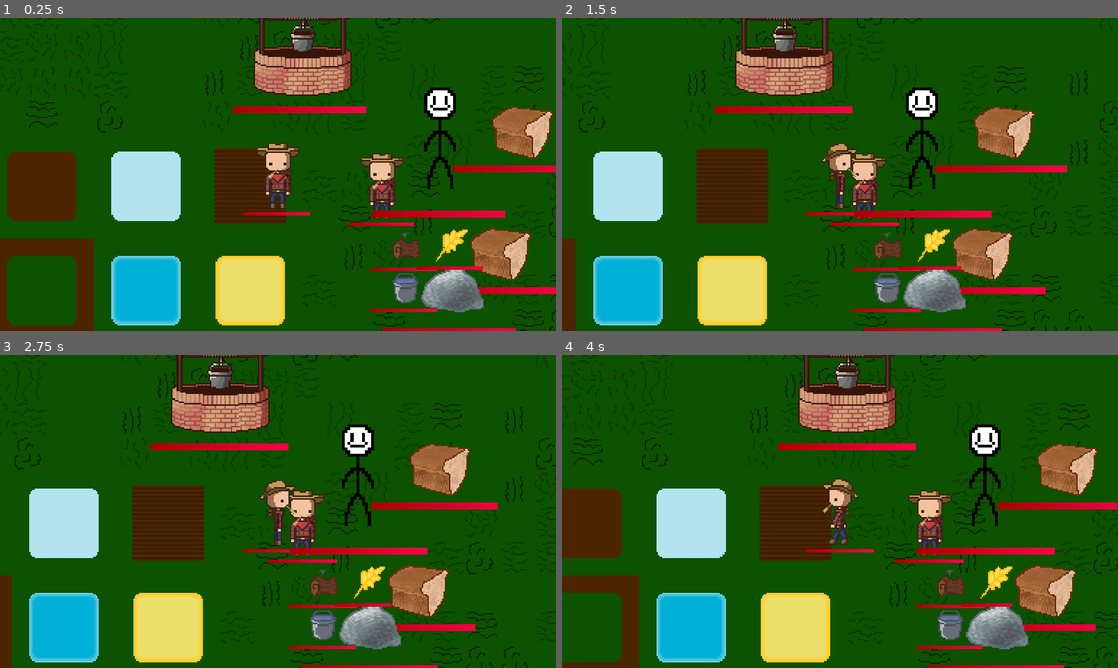
Above: before the commit, frames 1-4 (two rows, left to right).
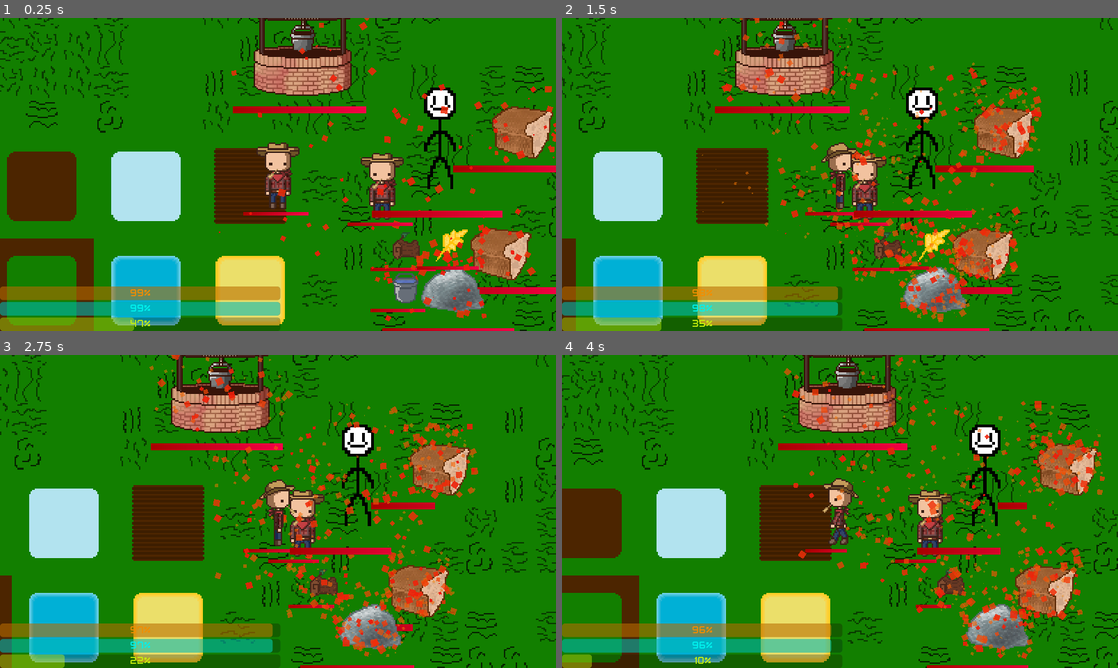
Above: after the commit, the same moments.

Repository: T3rryTim3/mhs-gamedev-02
Game: Godot game, scene res://scenes/Structure/main.tscn
Same seed, same stepped clock (60 frames per second), same inputs: the game is played once before the commit and once after it.
Inputs (mouse positions are in pixels of both pictures, inside the frame that each line leads up to):
- Up to frame 1 (0.25 s): no input
- Up to frame 2 (1.5 s): tap Enter (ui_accept) at 0.5, 0.77 s; move the mouse to (962, 158) at 0.52 s; hold D (move_right) 0.53-1.25 s; tap F at 0.6 s; click (962, 158) at 0.67 s; tap N at 0.8 s; drag from (728, 190) to (851, 174) at 1.27 s
- Up to frame 3 (2.75 s): move the mouse to (333, 442) at 2.02 s; hold D (move_right) from 2.03 s (still down); tap F at 2.1 s; tap N at 2.3 s
- Up to frame 4 (4 s): release D (move_right) at 2.75 s; drag from (812, 574) to (673, 464) at 2.77 s; move the mouse to (1006, 558) at 3.52 s; hold A (move_left) from 3.53 s (still down); tap E at 3.6 s; tap Enter (ui_accept) at 3.77 s; tap N at 3.8 s

The runs differ from the first frame. In frame 1, 71% of the frame differs, in the area x 0-100%, y 0-100%; in frame 2, 75%; in frame 3, 76%; in frame 4, 73%.

Commit message:
Added item usage as well as stat bars for debugging.

Diff:
--- /dev/null
+++ b/projects/mhsdev-02/scenes/Effects/burning.tscn
@@ -0,0 +1,36 @@
+[gd_scene load_steps=6 format=3 uid="uid://brj2vmu5150lt"]
+
+[sub_resource type="Gradient" id="Gradient_62jfc"]
+offsets = PackedFloat32Array(0, 0.909836, 1)
+colors = PackedColorArray(0.93, 0.0465, 0.0465, 1, 0.98, 0.60809, 0.00979999, 0.356863, 1, 0.366667, 0, 0)
+
+[sub_resource type="GradientTexture1D" id="GradientTexture1D_mdhke"]
+gradient = SubResource("Gradient_62jfc")
+
+[sub_resource type="Curve" id="Curve_t5lo4"]
+_data = [Vector2(0, 0), 0.0, 2.24359, 0, 0, Vector2(0.16, 0.857143), 0.0, 0.0, 0, 0, Vector2(1, 0), -1.0, 0.0, 0, 0]
+point_count = 3
+
+[sub_resource type="CurveTexture" id="CurveTexture_l23mf"]
+curve = SubResource("Curve_t5lo4")
+
+[sub_resource type="ParticleProcessMaterial" id="ParticleProcessMaterial_56560"]
+particle_flag_disable_z = true
+emission_shape = 3
+emission_box_extents = Vector3(10, 10, 10)
+angle_min = 1.07288e-05
+angle_max = 304.2
+direction = Vector3(0, 0, 0)
+gravity = Vector3(0, -4, 0)
+radial_accel_min = -2.23517e-06
+radial_accel_max = 0.999998
+scale_min = 2.8
+scale_max = 6.0
+scale_curve = SubResource("CurveTexture_l23mf")
+color_ramp = SubResource("GradientTexture1D_mdhke")
+hue_variation_min = 1.0
+hue_variation_max = 1.0
+
+[node name="burning" type="GPUParticles2D"]
+amount = 20
+process_material = SubResource("ParticleProcessMaterial_56560")
--- a/projects/mhsdev-02/scenes/Testing/phystest.tscn
+++ b/projects/mhsdev-02/scenes/Testing/phystest.tscn
@@ -17,6 +17,7 @@
 [ext_resource type="PackedScene" uid="uid://fvsdt81wdmnb" path="res://scenes/Stations/strength_totem.tscn" id="15_0j7fl"]
 [ext_resource type="Texture2D" uid="uid://eakxcbropecy" path="res://images/items/wood.png" id="16_2fpxk"]
 [ext_resource type="Texture2D" uid="uid://cthdvmnjajh0s" path="res://images/Humanoid/Player/Front.png" id="17_h4i0y"]
+[ext_resource type="PackedScene" uid="uid://dl7r51dy6jv3n" path="res://scenes/UI/hud.tscn" id="18_bmu16"]
 
 [sub_resource type="TileSetAtlasSource" id="TileSetAtlasSource_o60uk"]
 texture = ExtResource("12_lf2jf")
@@ -544,3 +545,8 @@
 position = Vector2(-190.5, 71)
 shape = SubResource("RectangleShape2D_5cqmg")
 debug_color = Color(0, 0.61, 0.61, 0.243137)
+
+[node name="CanvasLayer" type="CanvasLayer" parent="."]
+
+[node name="HUD" parent="CanvasLayer" node_paths=PackedStringArray("player") instance=ExtResource("18_bmu16")]
+player = NodePath("../../Player")
--- /dev/null
+++ b/projects/mhsdev-02/scenes/UI/hud.tscn
@@ -0,0 +1,40 @@
+[gd_scene load_steps=4 format=3 uid="uid://dl7r51dy6jv3n"]
+
+[ext_resource type="Script" path="res://scripts/hud.gd" id="1_6sjk5"]
+[ext_resource type="FontFile" uid="uid://s43klpq8wwmy" path="res://fonts/PixelFont7-G02A.ttf" id="1_8lowj"]
+
+[sub_resource type="Theme" id="Theme_w33oh"]
+default_font = ExtResource("1_8lowj")
+default_font_size = 24
+
+[node name="Control" type="Control"]
+layout_mode = 3
+anchors_preset = 15
+anchor_right = 1.0
+anchor_bottom = 1.0
+grow_horizontal = 2
+grow_vertical = 2
+theme = SubResource("Theme_w33oh")
+script = ExtResource("1_6sjk5")
+
+[node name="VBoxContainer" type="VBoxContainer" parent="."]
+layout_mode = 1
+anchors_preset = -1
+anchor_right = 0.5
+anchor_bottom = 1.0
+offset_right = 5.0
+grow_horizontal = 2
+grow_vertical = 2
+alignment = 2
+
+[node name="hunger" type="ProgressBar" parent="VBoxContainer"]
+modulate = Color(1, 0.583333, 0, 1)
+layout_mode = 2
+
+[node name="thirst" type="ProgressBar" parent="VBoxContainer"]
+modulate = Color(0, 1, 0.983333, 1)
+layout_mode = 2
+
+[node name="temp" type="ProgressBar" parent="VBoxContainer"]
+modulate = Color(0.825833, 1, 0.05, 1)
+layout_mode = 2
--- a/projects/mhsdev-02/scripts/Events/tornado.gd
+++ b/projects/mhsdev-02/scripts/Events/tornado.gd
@@ -16,7 +16,7 @@
 var cooldown_delay:float = 1
 
 # Current target position for the tornado
-var target_pos:Vector2 = Vector2.ZERO
+var target_dir:Vector2 = Vector2.ZERO
 var start_pos:Vector2 = Vector2.ZERO
 
 func fling(body:PhysicsBody2D):
@@ -32,7 +32,7 @@
 
 func _select_target():
 	start_pos = tornado_body.global_position
-	target_pos = _get_random_direction() * 100 + start_pos
+	target_dir = _get_random_direction()
 
 func _process(delta):
 	current_cooldown += delta
@@ -41,15 +41,15 @@
 		current_cooldown = 0
 
 	if current_cooldown < move_cooldown: # Don't move during cooldown period
-		tornado_body.velocity = tornado_body.global_position.direction_to(target_pos) * delta * 2000
+		tornado_body.velocity = target_dir * 100 * EventMan.scale_val(data.strength)
 		tornado_body.move_and_slide()
 
 func _ready() -> void:
 	# Set default stats and connections
 	collider.connect("body_entered", fling)
-	push_strength = EventMan.scale_val(data.strength) * 300 # Use scale_val for logarithmic growth
-	tornado.scale = _double_vec2(EventMan.scale_val(data.strength))
-	move_cooldown = 2 / data.strength
+	push_strength = EventMan.scale_val(data.strength) * 300 # Use scale_val for logarithmic growthsss
+	tornado.scale = _double_vec2(EventMan.scale_val(data.strength) * 2)
+	move_cooldown = 2 / 1
 	cooldown_delay = 1 / data.strength
 	push_damage = 3 * EventMan.scale_val(data.strength)
 	_select_target()
--- a/projects/mhsdev-02/scripts/Singletons/effect_data.gd
+++ b/projects/mhsdev-02/scripts/Singletons/effect_data.gd
@@ -6,40 +6,64 @@
 	WEATHER_WARM,
 	CAMPFIRE,
 	COOL,
-	FIRE
+	FIRE,
+	BURNING
 }
 
 ## Status effect class for entities
 class Effect:
+
+	signal removed
+
 	var type:EffectTypes
 	var duration:float
 	var strength:float
 	var target:Entity
+	var particle_obj:GPUParticles2D
 
 	func _init(effect_type:EffectTypes, effect_duration:float, effect_strength:float, effect_target:Entity):
 		self.type = effect_type
 		self.duration = effect_duration
 		self.strength = effect_strength
 		self.target = effect_target
+		self.particle_obj = null
+
+		self.visual_init()
 
 	func apply(delta):
 		var is_player = self.target is Player
 		match self.type:
-			0: # WEATHER_COLD
-				if is_player:
-					self.target.temp -= self.strength * delta
-			1: # WEATHER_WARM
-				if is_player:
-					self.target.temp += 1 * delta
+			EffectTypes.WEATHER_COLD:
+				if "temp" in self.target.state:
+					self.target.state.temp.val -= self.strength * delta
+
+			EffectTypes.BURNING:
+				self.target.damage(self.strength * delta)
 
 		# Clamp stats
-		if is_player:
-			self.target.temp = clamp(self.target.temp, 0, 100)
-			self.target.hunger = clamp(self.target.temp, 0, 100)
-			self.target.temp = clamp(self.target.temp, 0, 100)
+		for k in self.target.state.keys():
+			self.target.state[k].val = clampf(target.state[k].val, target.state[k].min, target.state[k].max)
 
-	func visual():
-		pass
+	func visual_init(): ## TODO Apply visual effect on entity
+		if not self.particle_obj:
+			match self.type:
+				EffectTypes.BURNING:
+					self.particle_obj = load("res://scenes/Effects/burning.tscn").instantiate()
+
+					var sprite = self.target.sprite
+					var width = self.target.get_sprite_texture().get_width() * sprite.scale.x * 0.5
+					var height = self.target.get_sprite_texture().get_height() * sprite.scale.y * 0.5
+
+					self.particle_obj.amount = width * 2
+
+					self.particle_obj.process_material.emission_box_extents = Vector3(width, height, 10)
+					self.target.add_child(self.particle_obj)
 
 	func return_icon(): ## TODO Get display icon and visualize
 		pass
+
+	func remove():
+		if self.particle_obj:
+			self.particle_obj.queue_free()
+
+		self.removed.emit()
--- a/projects/mhsdev-02/scripts/Singletons/events.gd
+++ b/projects/mhsdev-02/scripts/Singletons/events.gd
@@ -1,4 +1,6 @@
 extends Node
+
+# TODO Call kill() on expired events
 
 enum Events {
 	TORNADO
@@ -28,7 +30,7 @@
 func get_event_data(event:Events, strength:float = 1) -> EventData:
 	strength = max(0, strength)
 	match event:
-		0: # Tornado
+		Events.TORNADO:
 			return EventData.new(
 				"tornado",
 				"res://scenes/Events/tornado.tscn",
--- a/projects/mhsdev-02/scripts/Singletons/item_data.gd
+++ b/projects/mhsdev-02/scripts/Singletons/item_data.gd
@@ -16,23 +16,23 @@
 	var health = 1
 
 	match id:
-		0: # Wood
+		ItemTypes.WOOD:
 			health = 8
 			decay_rate = 0
 			img_path = "res://images/items/wood.png"
-		1: # Wheat
+		ItemTypes.WHEAT:
 			health = 3
 			decay_rate = 0.2
 			img_path = "res://images/items/wheat.png"
-		2: # Bread
+		ItemTypes.BREAD:
 			health = 6
 			decay_rate = 0.2
 			img_path = "res://images/items/bread.png"
-		3: # Water
+		ItemTypes.WATER:
 			health = 1
 			decay_rate = 0.01
 			img_path = "res://images/items/water.png"
-		4: # Rock
+		ItemTypes.ROCK:
 			health = 15
 			decay_rate = 0
 			img_path = "res://images/items/rock.png"
@@ -40,18 +40,20 @@
 		"health": health,
 		"decay_rate": decay_rate,
 		"img_path": img_path,
-		"id":id
+		"id": id
 	}
 
 func use_item(item:Item, player:Player):
 	match item.id:
-		0: # Wood
+		ItemTypes.WOOD:
 			pass
-		1: # Wheat
+		ItemTypes.WHEAT:
 			pass
-		2: # Bread
+		ItemTypes.BREAD:
+			player.state.hunger.val += 20
+			item.queue_free()
+		ItemTypes.WATER:
+			player.state.thirst.val += 20
+			item.queue_free()
+		ItemTypes.ROCK:
 			pass
-		3: # Water
-			pass
-		4: # Rock
-			pass
--- a/projects/mhsdev-02/scripts/collector.gd
+++ b/projects/mhsdev-02/scripts/collector.gd
@@ -182,7 +182,7 @@
 	item.show_health = true
 	item_reset.emit()
 
-func destroy_item() -> void:
+func destroy_item() -> void: ## Destroy the top item
 	if len(current_resources) == 0:
 		return
 
@@ -191,7 +191,7 @@
 
 	item.queue_free()
 
-func _reparent_item(item:Item):
+func _reparent_item(item:Item): ## Reparent item to the scene root
 	reset_item_stats(item)
 
 	item.position = drop_pos_node.position + Vector2(randi_range(-drop_offset, drop_offset), randi_range(-drop_offset, drop_offset))
@@ -203,6 +203,11 @@
 
 	# Reset position back
 	item.global_position = glob_pos
+
+func get_topmost_item() -> Item: ## Returns the topmost item.
+	if len(current_resources) == 0:
+		return null
+	return current_resources[-1]
 
 func drop_item() -> void: ## Drop the topmost item.
 	# Validate request
--- a/projects/mhsdev-02/scripts/entity.gd
+++ b/projects/mhsdev-02/scripts/entity.gd
@@ -47,6 +47,9 @@
 ## Array of currently applied effects
 var effects:Array = []
 
+## List of entity 'stats' (players have hunger, thirst, etc.) - Used for effects
+var state:Dictionary = {}
+
 ## Force / Gravity constants
 const GRAVITY:int = 30
 const MAX_VEL:Vector3 = Vector3(100,100,100)
@@ -54,21 +57,26 @@
 ## Hide the healthbar - Used when items are collected
 var show_health:bool = true
 
-func _add_effect(effect:EffectData.EffectTypes, duration:float, strength:float): ## Add an effect to the entity
-	effects.append(EffectData.Effect.new(effect, duration, strength, self))
+func add_effect(effect:EffectData.EffectTypes, duration:float, strength:float): ## Add an effect to the entity
+	var new = EffectData.Effect.new(effect, duration, strength, self)
+	effects.append(new)
+	new.connect("removed", effects.erase.bind(new))
+	return new
+
+func remove_effect(effect:EffectData.Effect):
+	effect.remove()
 
 func _apply_effects(delta:float): ## Calls 'apply' for each effect. Also remove expired effects
-	for x in range(len(effects)):
-		var effect = effects[x]
-
+	for effect in effects:
 		# Apply and update effect
 		# Note: 'Apply' means to apply the effect's effect. It does NOT mean to *add* the effect.
 		effect.apply(delta)
 		effect.duration -= delta
 
+	for x in effects: # Separate loop to prevent OOB error
 		# Remove if expired
-		if effect.duration <= 0:
-			effects.remove_at(x)
+		if x.duration <= 0:
+			x.remove()
 
 func _get_level(): ## Finds the first Level ancestor
 	var parent = get_parent()
@@ -78,14 +86,13 @@
 		parent = parent.get_parent()
 	return null
 
-func _get_sprite_texture() -> Texture2D:
+func get_sprite_texture() -> Texture2D:
 	if sprite is Sprite2D:
 		return sprite.texture
 	if sprite is AnimatedSprite2D:
 		return sprite.sprite_frames.get_frame_texture(sprite.animation, 0)
 	print("ERROR: INVALID SRPITE SET")
-	return Texture.new()
-
+	return null
 func _update_health(new:float) -> void: ## Update health while keeping within limits.
 	health = clamp(new, 0, max_health)
 	if health <= 0:
@@ -95,7 +102,7 @@
 	# Set max health to current value
 	max_health = health
 
-	var sprite_texture = _get_sprite_texture()
+	var sprite_texture = get_sprite_texture()
 
 	# Instantiate health bar
 	health_bar = stat_bar.instantiate()
@@ -110,6 +117,8 @@
 	health_bar.size_scale = health_bar_scale
 
 	add_child(health_bar)
+
+	add_effect(EffectData.EffectTypes.BURNING, 10, 1)
 
 func _death() -> void: ## Calls upon health hitting zero. Will queue free by default.
 	queue_free()
--- /dev/null
+++ b/projects/mhsdev-02/scripts/hud.gd
@@ -0,0 +1,10 @@
+extends Control
+
+@export var player:Player
+
+func _process(_delta: float) -> void:
+	if not player:
+		return
+	$VBoxContainer/hunger.value = player.state.hunger.val
+	$VBoxContainer/thirst.value = player.state.thirst.val
+	$VBoxContainer/temp.value = player.state.temp.val
--- a/projects/mhsdev-02/scripts/player.gd
+++ b/projects/mhsdev-02/scripts/player.gd
@@ -14,14 +14,9 @@
 
 var current_blueprint:BlueprintHover
 
-## Player stats
-var hunger:float = 100
-var thirst:float = 100
-var temp:float = 50 # Temp range 0-100
-
-func _update_stats(delta): # Updates the player's stats with respect to time
-	hunger -= 1 * delta
-	thirst -= 1 * delta
+func _update_stats(delta:float): # Updates the player's stats with respect to time
+	state["hunger"].val -= 1 * delta
+	state["thirst"].val -= 1 * delta
 
 func _ready():
 	super()
@@ -30,8 +25,27 @@
 		$Camera2D.limit_top = camera_limit.global_position.y - camera_limit.shape.get_rect().size.y/2
 		$Camera2D.limit_left = camera_limit.global_position.x - camera_limit.shape.get_rect().size.x/2
 		$Camera2D.limit_right = camera_limit.global_position.x + camera_limit.shape.get_rect().size.x/2
-	_add_effect(EffectData.EffectTypes.WEATHER_COLD, 5, 1)
-	print(effects)
+
+	state["hunger"] = {
+		'val': 100,
+		'min': 0,
+		'max': 100
+	}
+	state["thirst"] = {
+		'val': 100,
+		'min': 0,
+		'max': 100
+	}
+	state["temp"] = {
+		'val': 50,
+		'min': 0,
+		'max': 100
+	}
+
+	add_effect(EffectData.EffectTypes.WEATHER_COLD, 100, 10)
+
+func _death():
+	pass
 
 func _movement(delta) -> void:
 	super(delta)
@@ -68,6 +82,14 @@
 		current_blueprint.global_position = _round_vector(get_global_mouse_position(), 24)
 		current_blueprint.update()
 
+	_update_stats(delta)
+
+func _use(): # Use the topmost held item
+	var item = collector.get_topmost_item()
+	if not item:
+		return
+	ItemData.use_item(item, self)
+
 func _input(event) -> void:
 	if event is InputEventKey:
 		if event.pressed:
@@ -87,11 +109,13 @@
 				KEY_N:
 					print("--- Player Stats ---")
 					print("Thirst:")
-					print(thirst)
+					print(state.thirst.val)
 					print("Hunger:")
-					print(hunger)
+					print(state["hunger"].val)
 					print("Temp:")
-					print(temp)
+					print(state["temp"].val)
+				KEY_F:
+					_use()
 
 	elif event is InputEventMouseButton:
 		if current_blueprint:
--- a/projects/mhsdev-02/station.gd
+++ b/projects/mhsdev-02/station.gd
@@ -79,7 +79,7 @@
 
 func _init_progress_bar(): ## Reset the progress bar
 
-	var sprite_texture = _get_sprite_texture()
+	var sprite_texture = get_sprite_texture()
 
 	# Instantiate health bar
 	progress_bar = stat_bar.instantiate()
@@ -106,7 +106,7 @@
 	match layer_behavior:
 		0:
 			# Check if the player is above the station based on camera pos
-			if get_viewport().get_camera_2d().global_position.y + 24 <global_position.y + _get_sprite_texture().get_height()/2.0:
+			if get_viewport().get_camera_2d().global_position.y + 24 <global_position.y + get_sprite_texture().get_height()/2.0:
 				z_index = 2
 			else:
 				z_index = -1
Binary file changed: projects/mhsdev-02/images/Tilesets/Tileset v1.png
Not shown: 1 places in projects/mhsdev-02/scenes/Testing/phystest.tscn that only renumber resources
